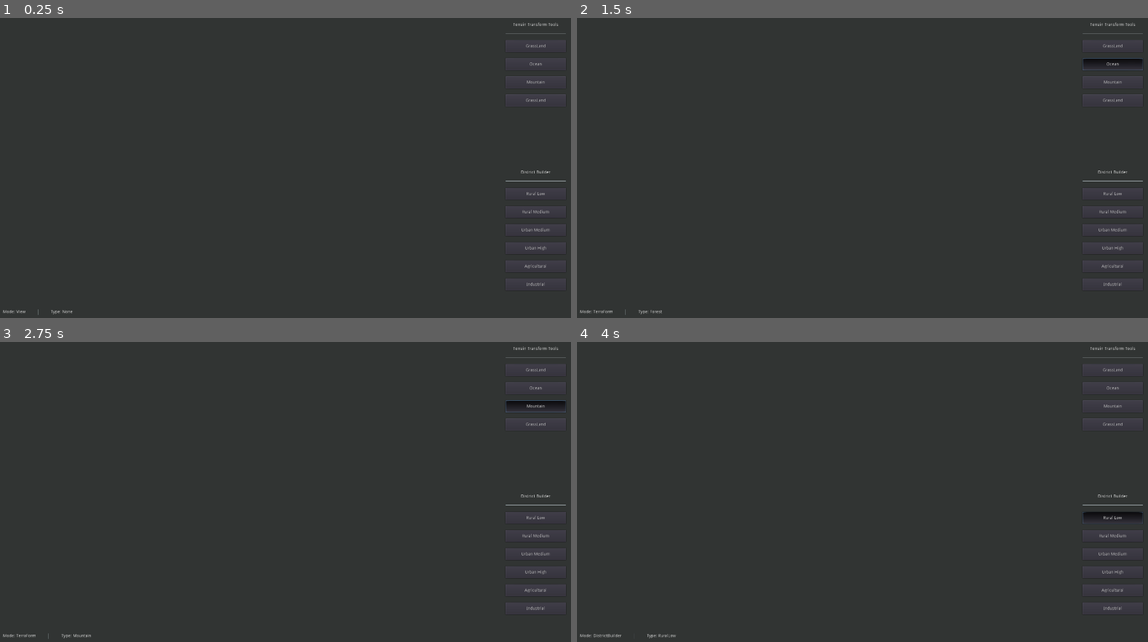
Above: before the commit, frames 1-4 (two rows, left to right).
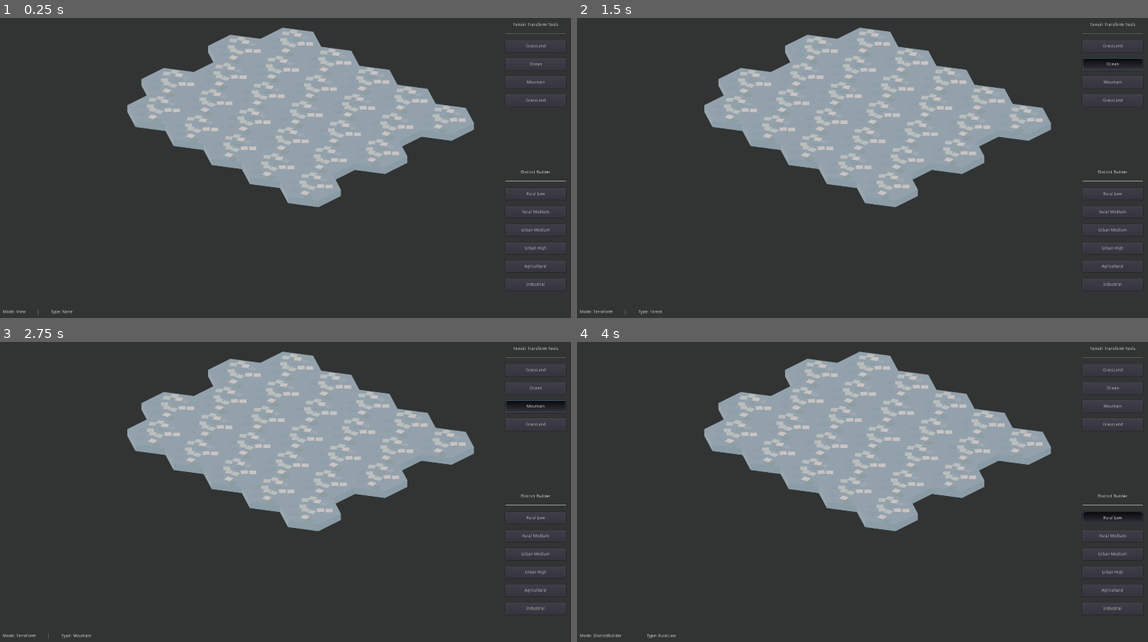
Above: after the commit, the same moments.

Repository: derUbermenk/IsoMapMaker
Game: Godot game, scene res://Scenes/Main/MapBuilder.tscn
Same seed, same stepped clock (60 frames per second), same inputs: the game is played once before the commit and once after it. This scene is started directly instead of the project's main scene.
Inputs:
- Up to frame 1 (0.25 s): no input
- Up to frame 2 (1.5 s): click "GrassLand" at 0.5 s; click "Ocean" at 1.25 s
- Up to frame 3 (2.75 s): click "Mountain" at 2 s
- Up to frame 4 (4 s): click "GrassLand" at 2.75 s; click "Rural Low" at 3.5 s

The runs differ from the first frame. In frame 1, 20% of the frame differs, in the area x 22-84%, y 3-64%; in frame 2, 20%; in frame 3, 20%; in frame 4, 20%.

Commit message:
Move update terrain and update position logic
On Tile.gd. Moved the update_terrain and update_position logic from
init() to _ready(). This was done in order to include setting terrain
texture updates in the latter which was not done in the first
implementation. Doing this allows us to call the _update_terrain
function when the player clicks the tile in TerraForm mode.

Diff:
--- a/Scenes/MapSupport/Tile.gd
+++ b/Scenes/MapSupport/Tile.gd
@@ -34,17 +34,21 @@
 onready var tile_sprite = get_node("Sprite")
 
 func _ready():
-	tile_sprite.texture = terrain_texture
+	_update_position(x, y)
+	_update_terrain(terrain_type)
+	pass
 
 # tile setup code
 
-# setup the value of the sprite
+# initial setup
 	# I added the the underscore below the name to prevent overshadowing
-	# which in turn causes
+	# which in turn causes problem with placing the right value for the node
+	# defined variable
 func init(x_, y_, terrain_type_, map_):
+	x = x_
+	y = y_
 	map = map_
-	_update_position(x_, y_)
-	_update_terrain(terrain_type_)
+	terrain_type = terrain_type_
 
 # set converted tile positions to screen coords from isometric plane
 	# and vertical offset values when hovering
@@ -65,7 +69,12 @@
 # set tile terrain type and image texture
 func _update_terrain(terrain_type_):
 	terrain_type = terrain_type_
-	terrain_texture = load("res://Assets/Tiles/terrain/" + terrain_type + ".png")
+	terrain_texture = _load_terrain_texture(terrain_type)
+
+	tile_sprite.texture = terrain_texture
+
+func _load_terrain_texture(terrain_type_) -> Resource:
+	return load("res://Assets/Tiles/terrain/" + terrain_type_ + "/" + terrain_type_ + "_1" + ".png")
 
 # interaction code
 
@@ -92,8 +101,7 @@
 
 	if (event is InputEventMouseButton && event.is_pressed() && event.button_index == 1):
 		if map.map_builder.mode == "TerraForm":
-			# _set_tile_type(map.map_builder.mode_type)
-			pass
+			_update_terrain(map.map_builder.mode_type)
 		else:
 			pass
 	else:
